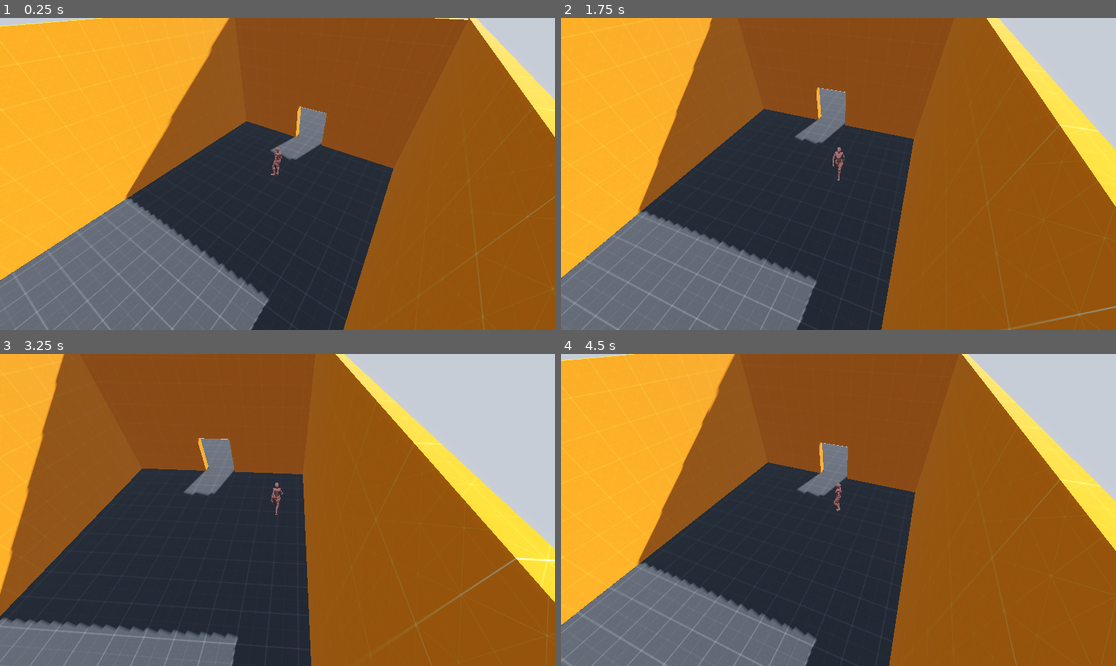
Above: before the commit, frames 1-4 (two rows, left to right).
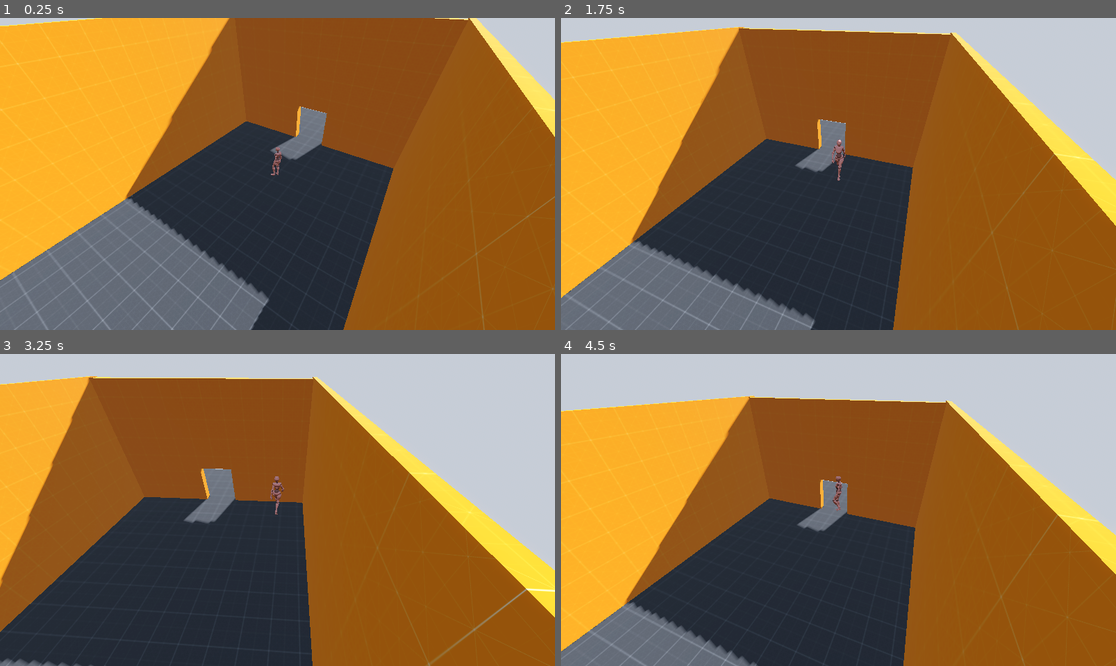
Above: after the commit, the same moments.

Repository: Bloombeard/diamond-heist
Game: Godot game, scene res://scenes/vault.tscn
Same seed, same stepped clock (60 frames per second), same inputs: the game is played once before the commit and once after it.
Inputs:
- Up to frame 1 (0.25 s): no input
- Up to frame 2 (1.75 s): tap Enter at 0.5 s; hold D (move_right) 0.53-1.28 s; tap Space (jump, bound only after the commit) at 0.6, 0.77, 1.07, 1.52, 1.55 s; hold S (move_backward) from 1.28 s (still down); tap Shift (run) at 1.35 s
- Up to frame 3 (3.25 s): tap Space (jump, bound only after the commit) at 1.82, 2.1, 3.02, 3.05 s; release S (move_backward) at 2.03 s; hold D (move_right) 2.03-2.78 s; hold W (move_forward) from 2.78 s (still down); tap Shift (run) at 2.85 s
- Up to frame 4 (4.5 s): tap Space (jump, bound only after the commit) at 3.32, 3.6, 3.77, 4.07 s; release W (move_forward) at 3.53 s; hold A (move_left) from 3.53 s (still down); tap Shift (run) at 4.35 s

The runs differ from the first frame. In frame 1, less than 0.1% of the frame differs, in the area x 0-88%, y 0-89%; in frame 2, 22%; in frame 3, 25%; in frame 4, 33%, in the area x 0-100%, y 0-100%.

Commit message:
basic jump in place

Diff:
--- a/project.godot
+++ b/project.godot
@@ -46,3 +46,8 @@
 "events": [Object(InputEventKey,"resource_local_to_scene":false,"resource_name":"","device":-1,"window_id":0,"alt_press …(195 unchanged characters)…
 ]
 }
+jump={
+"deadzone": 0.2,
+"events": [Object(InputEventKey,"resource_local_to_scene":false,"resource_name":"","device":-1,"window_id":0,"alt_pressed":false,"shift_pressed":false,"ctrl_pressed":false,"meta_pressed":false,"pressed":false,"keycode":0,"physical_keycode":32,"key_label":0,"unicode":32,"location":0,"echo":false,"script":null)
+]
+}
--- a/scripts/player.gd
+++ b/scripts/player.gd
@@ -5,6 +5,11 @@
 @export var run_speed := 5
 @export var acceleration := 200.0
 @export var camera_switch_input_change_delay := 0.3
+
+@export_group("Jump")
+@export var jump_impulse := 12.0
+
+@export_group("Jump")
 
 var last_movement_direction := Vector3.BACK
 
@@ -21,6 +26,8 @@
 var walk_animation_name := "walking"
 var run_animation_name := "running"
 var current_move_animation := "walking"
+var target_velocity = Vector3.ZERO
+var gravity := -30.0
 
 func _ready() -> void:
 	hallway_camera.make_current()
@@ -37,6 +44,10 @@
 		current_move_animation = walk_animation_name
 
 func _physics_process(delta: float) -> void:
+	# JUMP
+
+
+	# MOVEMENT, relative to camera
 	var raw_input := Input.get_vector("move_left", "move_right", "move_forward", "move_backward")
 	var forward := active_movement_camera.global_basis.z
 	var right := active_movement_camera.global_basis.x
@@ -45,7 +56,15 @@
 	move_direction.y = 0.0
 	move_direction = move_direction.normalized()
 
+	var y_velocity := velocity.y
+	velocity.y = 0.0
+	velocity.move_toward
 	velocity = velocity.move_toward(move_direction * move_speed, acceleration * delta)
+	velocity.y = y_velocity + gravity * delta
+
+	if Input.is_action_just_pressed("jump") and is_on_floor():
+		velocity.y += jump_impulse
+
 	move_and_slide()
 
 	if move_direction.length() > 0.2:
@@ -61,7 +80,6 @@
 	var target_angle := Vector3.BACK.signed_angle_to(last_movement_direction, Vector3.UP)
 
 	player_skin.global_rotation.y = lerp_angle(player_skin.global_rotation.y, target_angle, rotation_speed * delta)
-
 
 func _on_area_3d_body_entered(body: Node3D) -> void:
 	if body == self:
